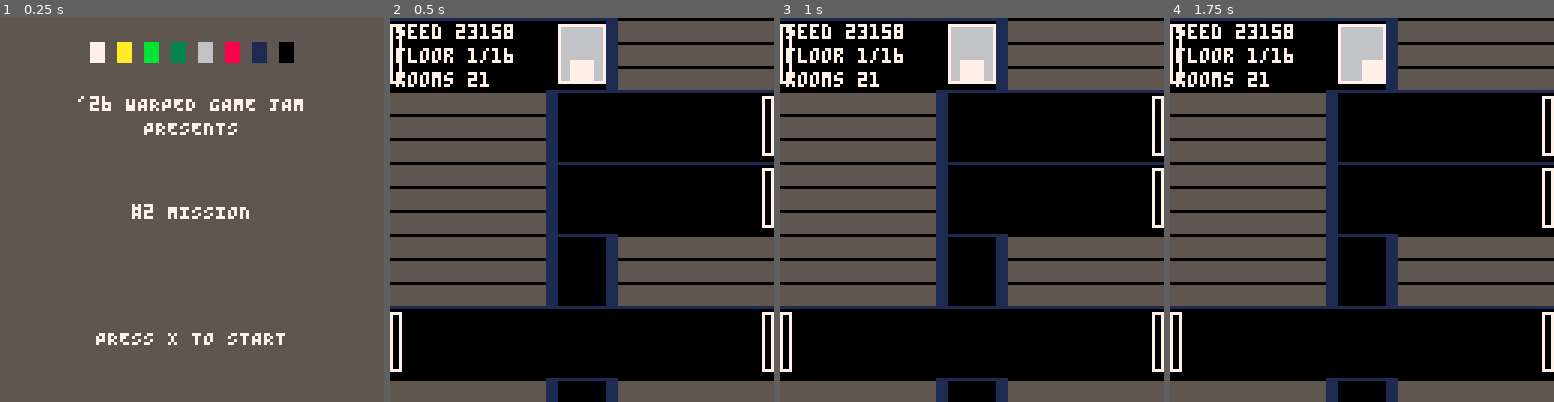
Above: before the commit, frames 1-4 (left to right).
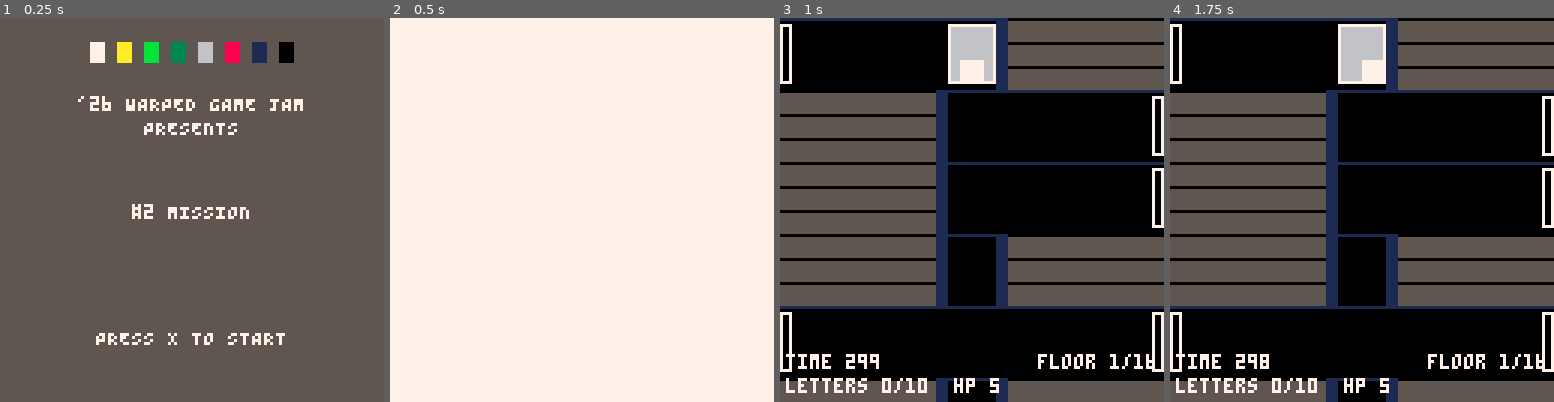
Above: after the commit, the same moments.

Repository: robotpony/game-jams
Game: PICO-8 cartridge 2/2.p8
Same seed, same stepped clock (60 frames per second), same inputs: the game is played once before the commit and once after it.
Inputs:
- Up to frame 1 (0.25 s): no input
- Up to frame 2 (0.5 s): tap X (X key) at 0.33 s
- Up to frame 3 (1 s): tap O (Z key) at 0.7 s
- Up to frame 4 (1.75 s): tap X (X key) at 1.07 s; hold Right from 1.6 s (still down); tap O (Z key) at 1.7 s

Frame 1 is identical in both runs. In frame 2, 96% of the frame differs, in the area x 0-100%, y 0-100%; in frame 3, 3.1%; in frame 4, 3.1%.

Commit message:
Adds screen transitions, the real HUD, and a polished game-over screen for #2 Mission (Phase 5).
Implements a shrinking-iris reveal over the existing shaft/room/
control-room transition pause, a brief white flash on game start and
win/loss, a colour-banded game-over headline, and a shared bottom-
strip HUD (timer, floor, letters, hp) replacing the temporary debug
readout. Win/loss/score logic is unchanged from Phase 4; this phase
is presentation only.

Visual/sound polish and the token/perf check (Phases 6-7) are still
pending.

Co-Authored-By: Claude Sonnet 5 <noreply@anthropic.com>

Diff:
--- a/2/2.p8
+++ b/2/2.p8
@@ -207,6 +207,7 @@
   timer=9000
   won=false
   score=0
+  flash_t=6
   gs=1
 end
 
@@ -407,6 +408,7 @@
     if guess==word then
       score=100*#inv+2*flr(timer/30)
       won=true
+      flash_t=6
       gs=4
     else
       hp=max(0,hp-1)
@@ -418,9 +420,12 @@
 function _init()
   gs=0
   trans_t=0
+  flash_t=0
 end
 
 function _update()
+  if flash_t>0 then flash_t-=1 end
+
   if trans_t>0 then
     trans_t-=1
     return
@@ -440,6 +445,7 @@
   if timer<=0 or hp<=0 then
     won=false
     score=0
+    flash_t=6
     gs=4
     return
   end
@@ -510,6 +516,34 @@
   end
 end
 
+-- shared bottom-strip HUD (shaft & room screens): line 1 timer + floor level,
+-- line 2 letters collected + hp (DESIGN.md's 2-line budget has no dedicated hp
+-- slot; folding it onto the letters line surfaces it without adding a 3rd line)
+function draw_hud()
+  print("time "..flr(timer/30),2,112,7)
+  local fl="floor "..cfloor.."/"..nf
+  print(fl,126-4*#fl,112,7)
+  print("letters "..#inv.."/"..wlen.."  hp "..hp,2,120,7)
+end
+
+-- screen-transition overlay: a shrinking black iris (top/bottom bars) reveals
+-- the new screen over trans_t's 9 frames -- a single-phase reveal rather than
+-- a true fade-out-then-fade-in crossfade, since gs already switches the instant
+-- a transition starts (see enter_room/enter_control); still reads as the
+-- "fades in/out" DESIGN.md asks for, at a fraction of the token cost a real
+-- palette-based crossfade would need. flash_t is a separate brief white flash
+-- for game start/end, decaying independently of trans_t.
+function draw_overlay()
+  if trans_t>0 then
+    local h=flr(64*trans_t/9)
+    if h>0 then
+      rectfill(0,0,127,h-1,0)
+      rectfill(0,127-h+1,127,127,0)
+    end
+  end
+  if flash_t>0 then rectfill(0,0,127,127,7) end
+end
+
 -- one room's object: dark green body, letter glyph if it holds one
 function draw_obj(o)
   rectfill(o.x,o.y,o.x+7,o.y+7,3)
@@ -555,8 +589,7 @@
     print(step.."/10",px,py-12,0)
   end
 
-  print("hp "..hp,2,2,7)
-  print("letters "..#inv.."/10",2,10,7)
+  draw_hud()
 end
 
 -- control room: word slots (top), collected letters to pick from (below);
@@ -583,20 +616,25 @@
 
 function draw_gameover()
   cls(0)
+  rectfill(0,40,127,58,won and 11 or 8)
   local msg=won and "mission complete" or "mission failed"
-  print(msg,64-#msg*2,50,7)
-  print("score "..score,50,60,7)
-  if blink(2) then print("press any button",28,90,7) end
+  print(msg,64-#msg*2,46,won and 3 or 7)
+  local sc="score "..score
+  print(sc,64-#sc*2,64,7)
+  if blink(2) then
+    local p="press any button"
+    print(p,64-#p*2,100,7)
+  end
 end
 
 function _draw()
-  if gs==0 then draw_title_card("#2 MISSION") return end
-
-  if gs==4 then draw_gameover() return end
-
-  if gs==3 then draw_control() return end
-
-  if gs==2 then draw_room() return end
+  if gs==0 then draw_title_card("#2 MISSION") draw_overlay() return end
+
+  if gs==4 then draw_gameover() draw_overlay() return end
+
+  if gs==3 then draw_control() draw_overlay() return end
+
+  if gs==2 then draw_room() draw_overlay() return end
 
   cls(0)
   local camy=mid(0,cy-44,maxcamy)
@@ -631,10 +669,9 @@
   rectfill(spx,cy+fh-10-yoff,spx+7,cy+fh-3-yoff,7)
 
   camera()
-  print("seed "..lseed,2,2,7)
-  print("floor "..cfloor.."/"..nf,2,10,7)
-  print("rooms "..nrooms,2,18,7)
-end
-
-
-
+  draw_hud()
+  draw_overlay()
+end
+
+
+
Not shown, changed: 2/CLAUDE.md
Not shown, changed: 2/PLAN.md
